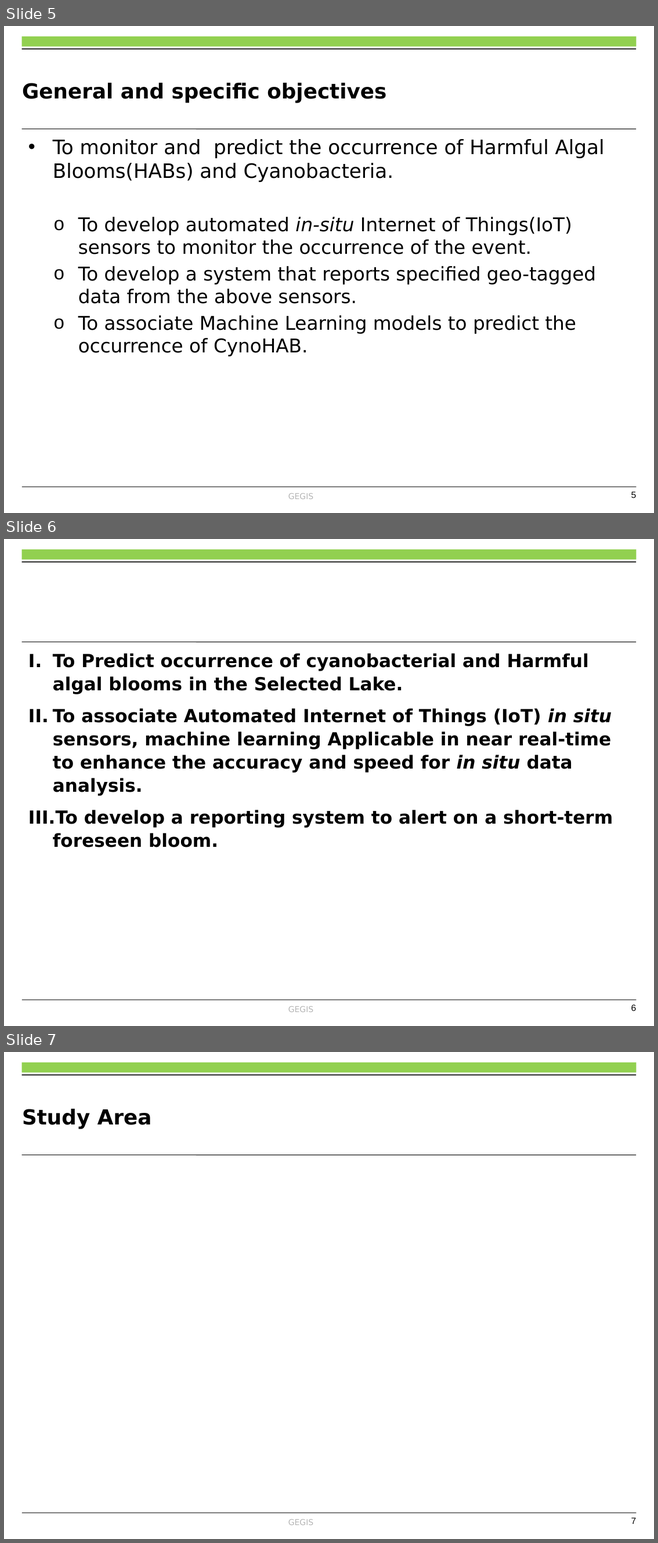
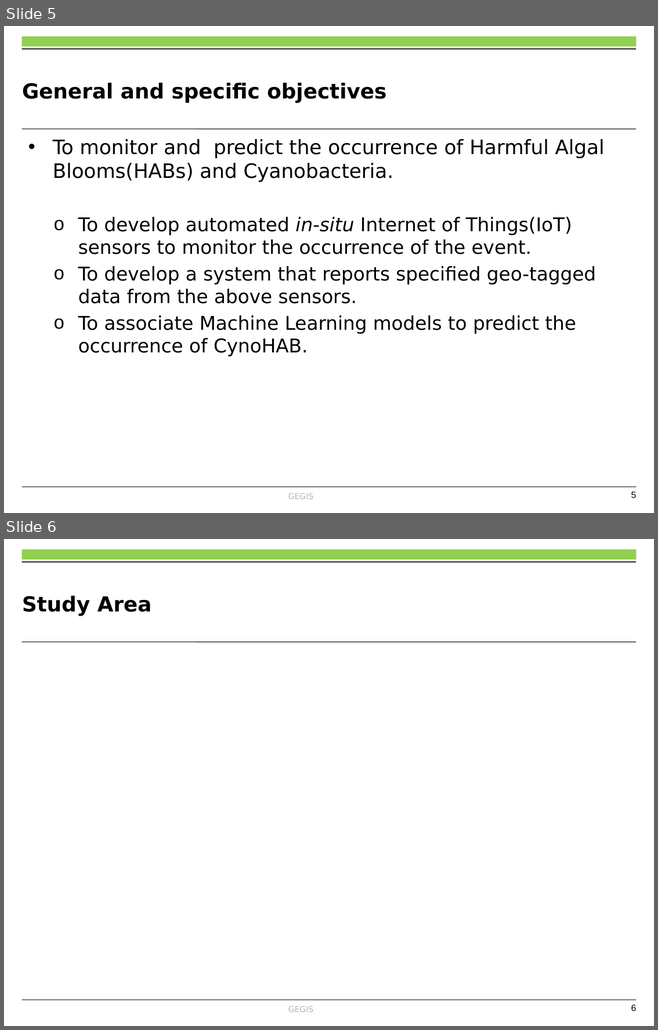
Before and after one commit to OkomoJacob/FinalYearProject, a slide deck: Proposal Guide/PRESENTATION TEMPLATE.pptx. Shown one above the other, each under a label of ours: slides 5, 6 and 7 before the commit, slides 5 and 6 after it. The pictures are 658x1543 and 658x1030 pixels, drawn with LibreOffice and Linux fonts; fonts in the diff are those of the drawing; background and template pictures are left out. Boxes give left, top, right and bottom in pixels: in the first picture for what was removed or moved away, otherwise in the second. Text is boxed around its words. In the diff, an @@ line names an element or a change of style, - is before the commit and + after.

```diff
--- a/Proposal Guide/PRESENTATION TEMPLATE.pptx
+++ b/Proposal Guide/PRESENTATION TEMPLATE.pptx
@@ slide 6 removed at (4,539,654,1026), background #FFFFFF; not listed: 6 template elements that a slide beside it also shows @@
@@ text removed at (28,653,612,848) @@
-I. To Predict occurrence of cyanobacterial and Harmful algal blooms in the Selected Lake.
-II. To associate Automated Internet of Things (IoT) in situ sensors, machine learning Applicable in near real-time to enhance the accuracy and speed for in situ data analysis.
-III. To develop a reporting system to alert on a short-term foreseen bloom.
@@ what was slide 7 is now slide 6 @@
@@ page number at (631,1005,636,1011): text changed @@
-7
+6
```
Also in this commit, not shown: 2 slides changed.
